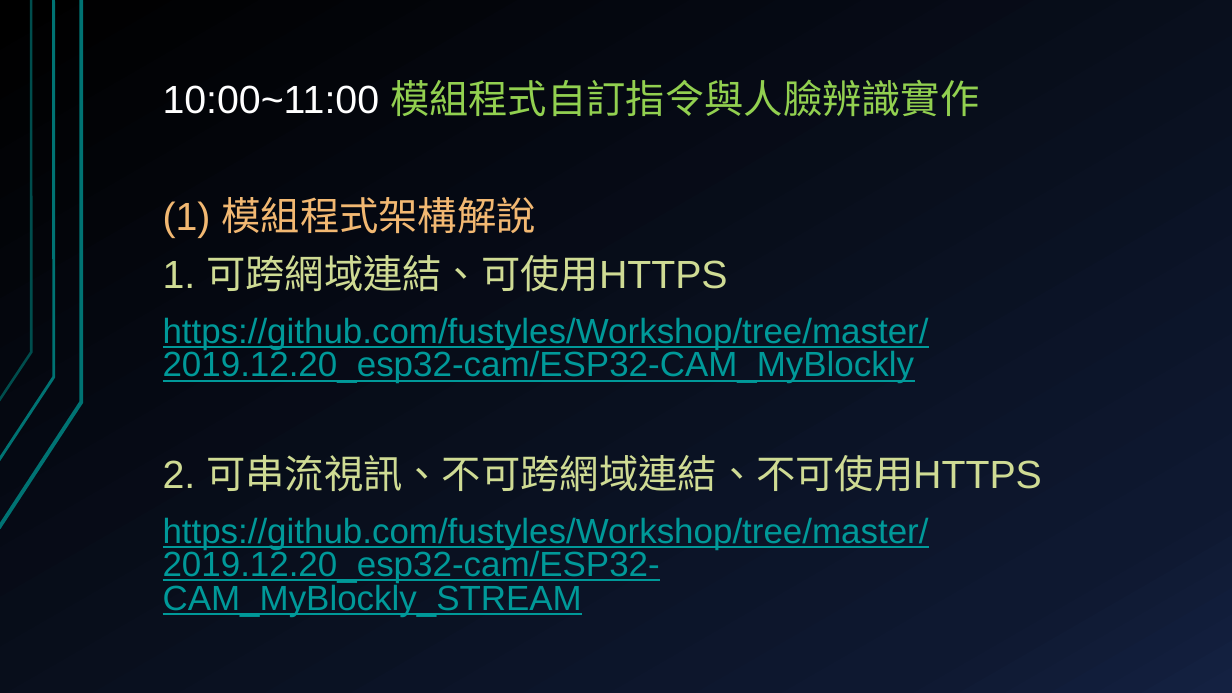
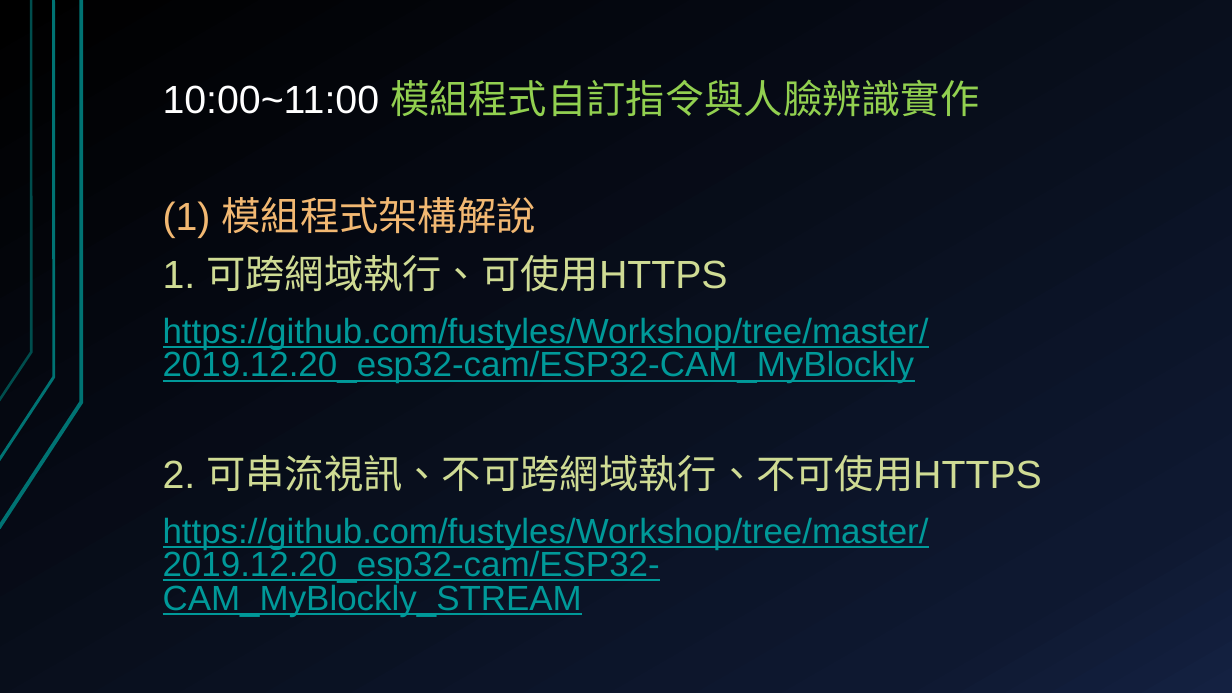
Before and after one commit to deltacod/Workshop, a slide deck: slide 21 of 2019.12.20_esp32-cam/ESP32-CAM-AI影像辨識應用.pptx. Drawn at 1232x693 pixels with LibreOffice and Linux fonts; fonts in the diff are those of the drawing. Boxes give left, top, right and bottom in pixels: in the first picture for what was removed or moved away, otherwise in the second. Text is boxed around its words. In the diff, an @@ line names an element or a change of style, - is before the commit and + after.

```diff
--- a/2019.12.20_esp32-cam/ESP32-CAM-AI影像辨識應用.pptx
+++ b/2019.12.20_esp32-cam/ESP32-CAM-AI影像辨識應用.pptx
@@ text at (163,255,727,292): text changed @@
-1. 可跨網域連結、可使用HTTPS
+1. 可跨網域執行、可使用HTTPS
@@ text at (163,455,1042,492): text changed @@
-2. 可串流視訊、不可跨網域連結、不可使用HTTPS
+2. 可串流視訊、不可跨網域執行、不可使用HTTPS
```
Also in this commit, not shown: 1 other file.
